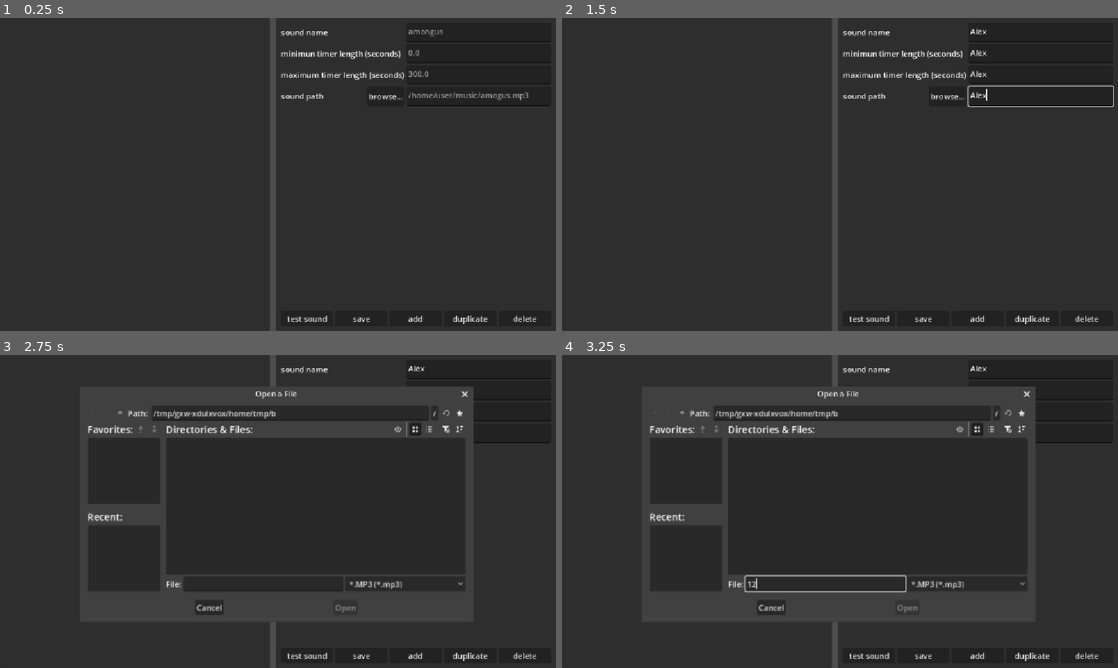
Above: before the commit, frames 1-4 (two rows, left to right).
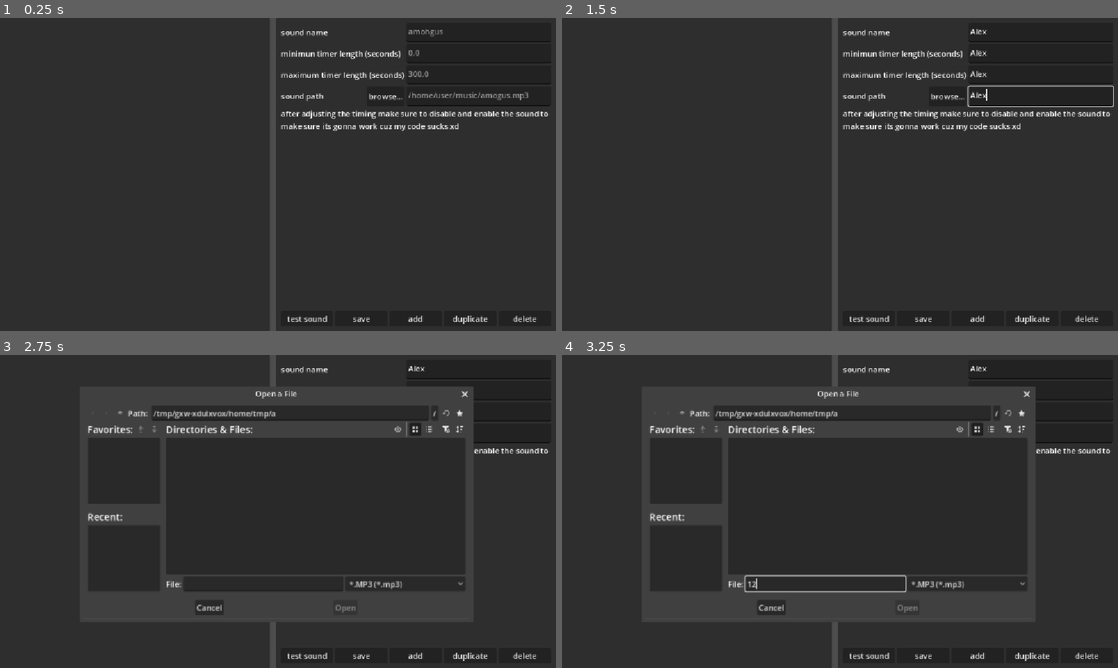
Above: after the commit, the same moments.

Repository: queniaVT/occasional-interrupter
Game: Godot game, scene res://main.tscn
Same seed, same stepped clock (60 frames per second), same inputs: the game is played once before the commit and once after it.
Inputs (mouse positions are in pixels of both pictures, inside the frame that each line leads up to):
- Up to frame 1 (0.25 s): no input
- Up to frame 2 (1.5 s): click (1040, 33) at 0.52 s; type "Alex" at 0.6 s; click (1040, 52) at 0.75 s; type "Alex" at 0.83 s; click (1040, 74) at 0.98 s; type "Alex" at 1.07 s; click (1040, 96) at 1.27 s; type "Alex" at 1.35 s
- Up to frame 3 (2.75 s): click "browse..." at 2 s
- Up to frame 4 (3.25 s): click (823, 583) at 2.77 s; type "12" at 2.85 s

The runs differ from the first frame. In frame 1, 0.9% of the frame differs, in the area x 50-99%, y 29-36%; in frame 2, 0.9%; in frame 3, 0.2%; in frame 4, 0.2%.

Commit message:
some stufffz n export

Diff:
--- a/main.tscn
+++ b/main.tscn
@@ -116,6 +116,12 @@
 size_flags_horizontal = 8
 placeholder_text = "/home/user/music/amogus.mp3"
 
+[node name="info" type="Label" parent="HSplitContainer/options/MarginContainer/VBoxContainer" unique_id=1481812525]
+custom_minimum_size = Vector2(300, 50)
+layout_mode = 2
+text = "after adjusting the timing make sure to disable and enable the sound to make sure its gonna work cuz my code sucks xd"
+autowrap_mode = 3
+
 [node name="HBoxContainer" type="HBoxContainer" parent="HSplitContainer/options/MarginContainer" unique_id=1785665819]
 layout_mode = 2
 size_flags_vertical = 8
@@ -147,7 +153,7 @@
 
 [node name="FileDialog" type="FileDialog" parent="." unique_id=978847236]
 oversampling_override = 1.0
-title = "select sound path"
+title = "Open a File"
 position = Vector2i(0, 36)
 file_mode = 0
 access = 2
--- a/sound.tscn
+++ b/sound.tscn
@@ -28,7 +28,7 @@
 size_flags_horizontal = 3
 theme_override_font_sizes/font_size = 40
 text = "soundName"
-autowrap_mode = 2
+autowrap_mode = 3
 
 [node name="CheckBox" type="CheckBox" parent="MarginContainer/HBoxContainer" unique_id=1544423330]
 custom_minimum_size = Vector2(64, 64)
Not shown, added: export_presets.cfg
